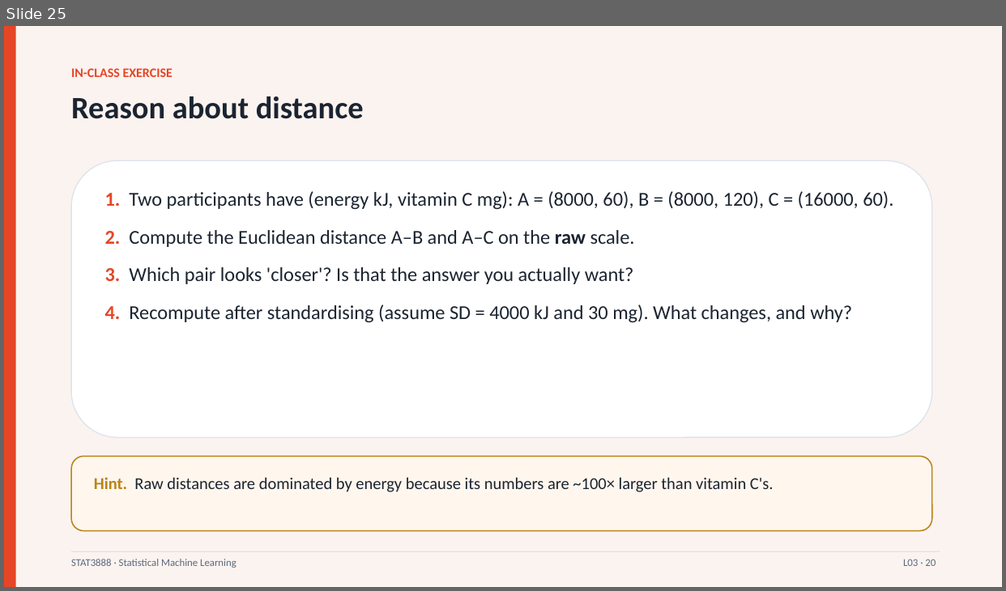
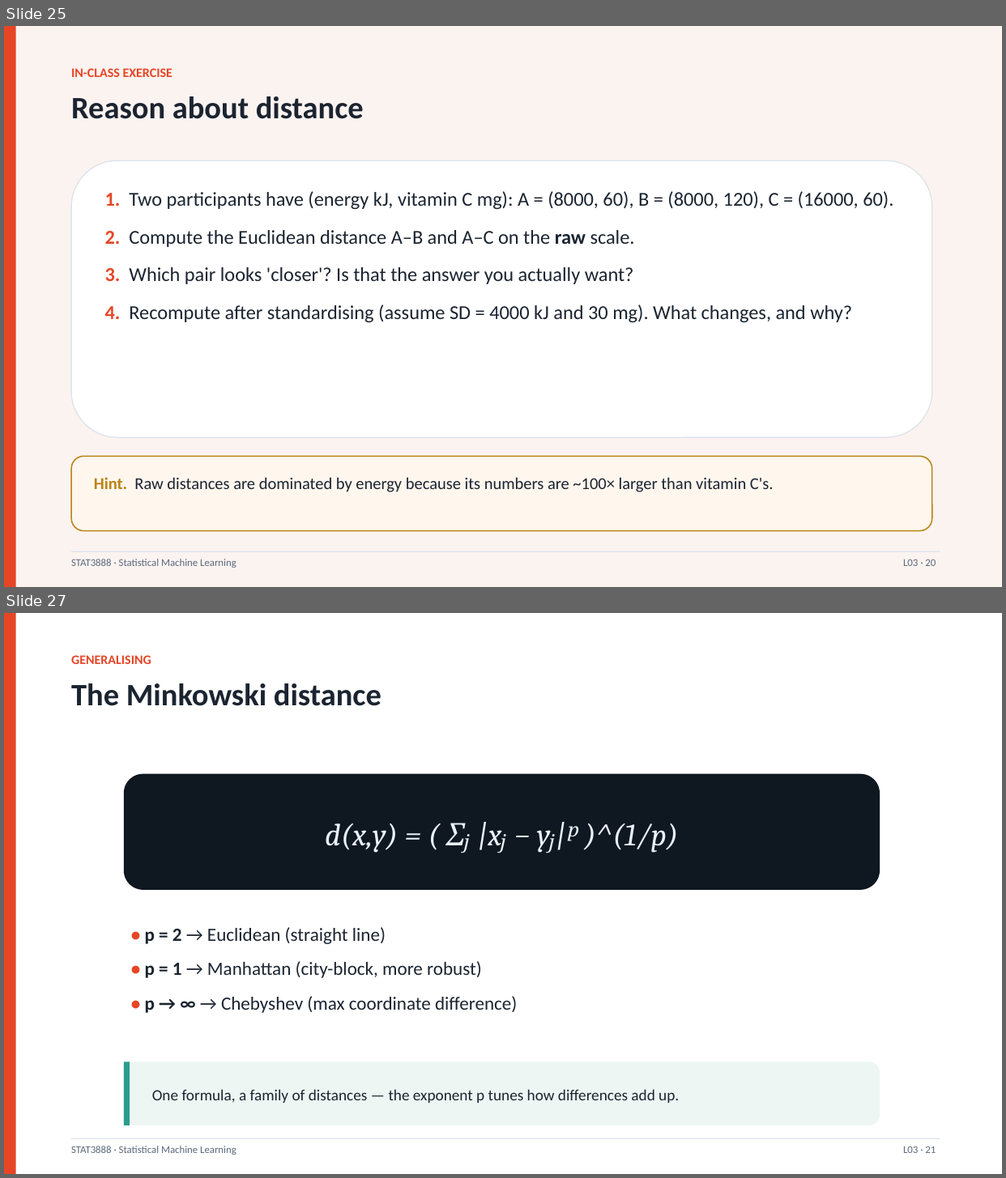
Before and after one commit to liuyizhou0402/data-analysis, a slide deck: STAT3888_course/Lecture03_IntroClustering.pptx. Shown one above the other, each under a label of ours: slide 25 before the commit, slides 25 and 27 after it; the slides between them are not shown. The pictures are 1006x591 and 1006x1178 pixels, drawn with LibreOffice and Linux fonts; fonts in the diff are those of the drawing. Boxes give left, top, right and bottom in pixels: in the first picture for what was removed or moved away, otherwise in the second. Text is boxed around its words. In the diff, an @@ line names an element or a change of style, - is before the commit and + after.

```diff
--- a/STAT3888_course/Lecture03_IntroClustering.pptx
+++ b/STAT3888_course/Lecture03_IntroClustering.pptx
@@ slide 27 added at (x1=4, y1=613, x2=1002, y2=1174), background #FFFFFF @@
@@ rectangle added at (x1=4, y1=613, x2=16, y2=1174), fill #E64626 @@
@@ text added at (x1=71, y1=655, x2=151, y2=664), 12.5 pt, text #E64626, bold @@
+GENERALISING
@@ text added at (x1=71, y1=683, x2=381, y2=706), 30 pt, text #1B2430, bold @@
+The Minkowski distance
@@ rounded rectangle added at (x1=124, y1=774, x2=880, y2=890), fill #0F1720 @@
@@ text added at (x1=325, y1=823, x2=679, y2=854), 30 pt, text #EAF2FB, italic @@
+d(x,y) = ( Σⱼ |xⱼ − yⱼ|ᵖ )^(1/p)
@@ text added at (x1=145, y1=927, x2=517, y2=1013), 18 pt, text #1B2430 @@
+• p = 2 → Euclidean (straight line)
+• p = 1 → Manhattan (city-block, more robust)
+• p → ∞ → Chebyshev (max coordinate difference)
@@ rounded rectangle added at (x1=124, y1=1063, x2=880, y2=1126), fill #EEF6F4 @@
@@ rectangle added at (x1=124, y1=1063, x2=130, y2=1126), fill #2A9D8F @@
@@ text added at (x1=152, y1=1089, x2=679, y2=1103), 15 pt, text #1B2430 @@
+One formula, a family of distances — the exponent p tunes how differences add up.
@@ rectangle added at (x1=71, y1=1139, x2=940, y2=1139), fill #DCE3EC @@
@@ text added at (x1=71, y1=1146, x2=236, y2=1155), 10 pt, text #5B6A7D @@
+STAT3888 · Statistical Machine Learning
@@ text added at (x1=903, y1=1146, x2=936, y2=1153), 10 pt, text #5B6A7D @@
+L03 · 21
```
Also in this commit, not shown: 1 slide changed, 33 other slides added, 5 other files.
